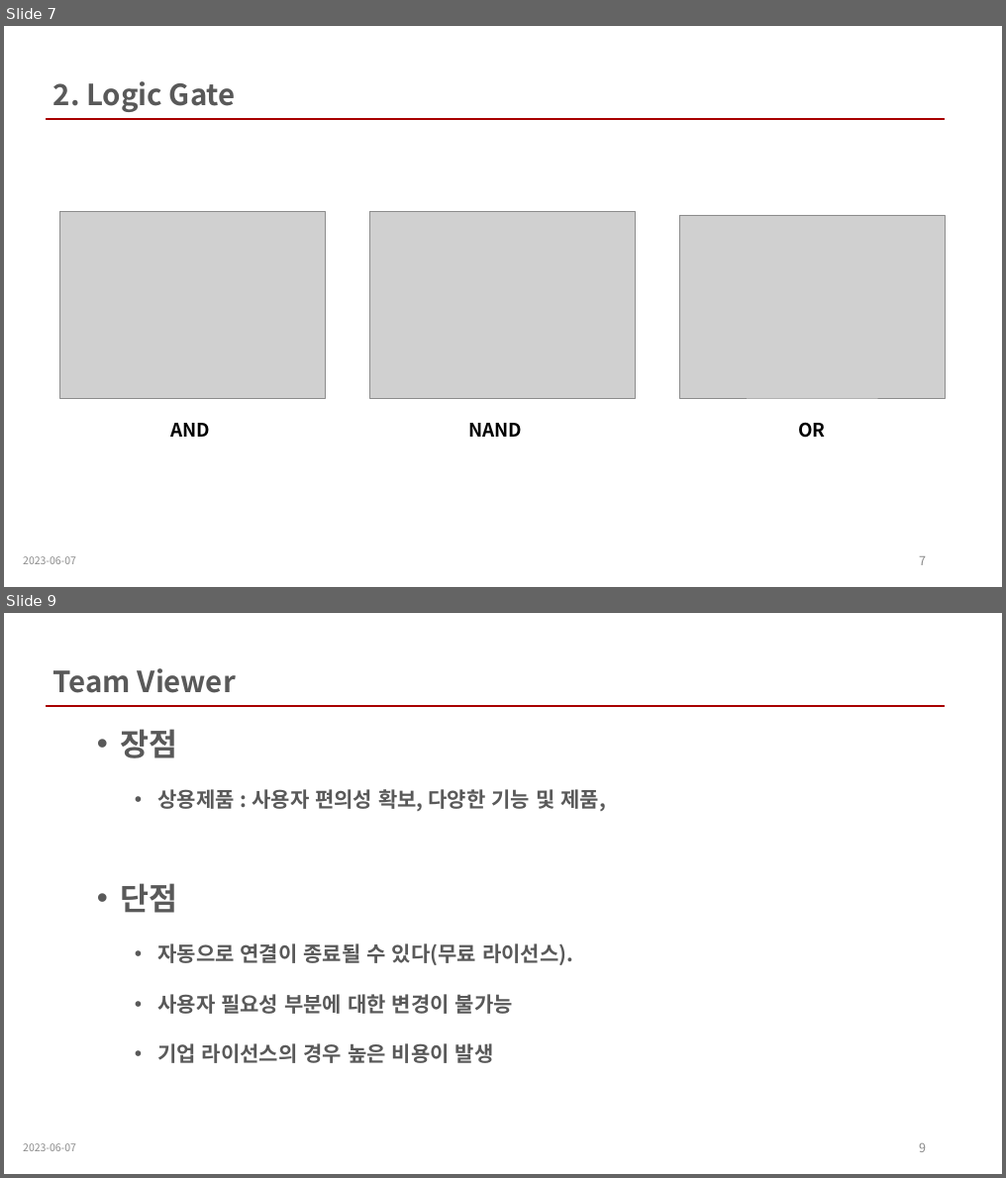
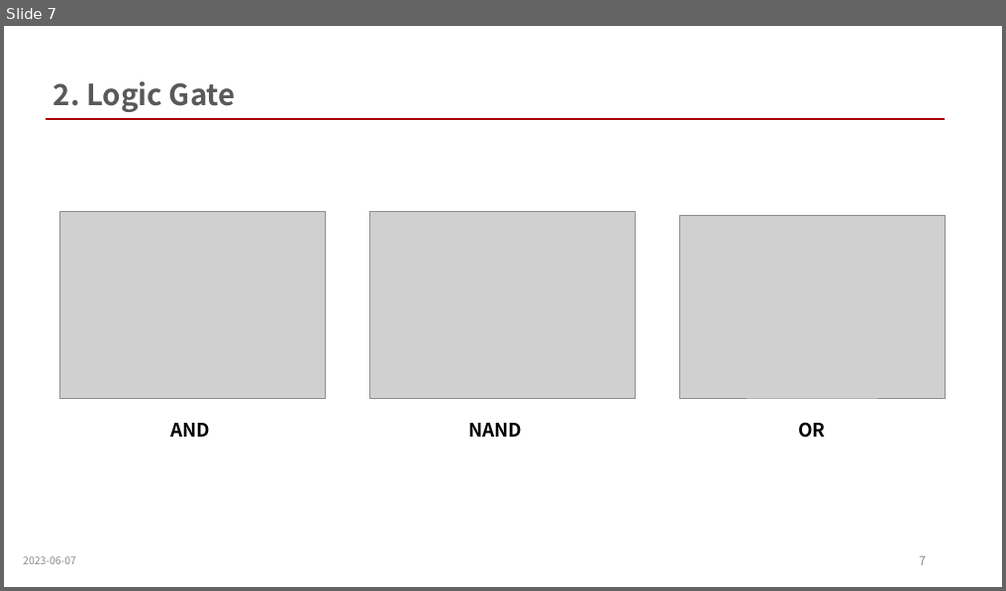
Before and after one commit to wkdnffla3/Dev_doc, a slide deck: deep_learning/DL_ppt/2_perceptron.pptx. Shown one above the other, each under a label of ours: slides 7 and 9 before the commit, slide 7 after it; the slides between them are not shown. The pictures are 1006x1178 and 1006x591 pixels, drawn with LibreOffice and Linux fonts; fonts in the diff are those of the drawing; grey boxes stand for pictures. Boxes give left, top, right and bottom in pixels: in the first picture for what was removed or moved away, otherwise in the second. Text is boxed around its words. In the diff, an @@ line names an element or a change of style, - is before the commit and + after.

```diff
--- a/deep_learning/DL_ppt/2_perceptron.pptx
+++ b/deep_learning/DL_ppt/2_perceptron.pptx
@@ slide 9 removed at <box>4,613,1002,1174</box>, background #FFFFFF @@
@@ text removed at <box>54,668,236,693</box> @@
-Team Viewer
@@ line removed from (46, 707) to (945, 707) @@
@@ text removed at <box>121,729,606,1063</box> @@
-• 장점
-  • 상용제품 : 사용자 편의성 확보, 다양한 기능 및 제품,
-• 단점
-  • 자동으로 연결이 종료될 수 있다(무료 라이선스).
-  • 사용자 필요성 부분에 대한 변경이 불가능
-  • 기업 라이선스의 경우 높은 비용이 발생
@@ text removed at <box>23,1144,76,1152</box> @@
-2023-06-07
@@ page number removed at <box>919,1144,926,1153</box> @@
-9
```
Also in this commit, not shown: 2 slides changed, 8 slides added, 10 other slides removed.
